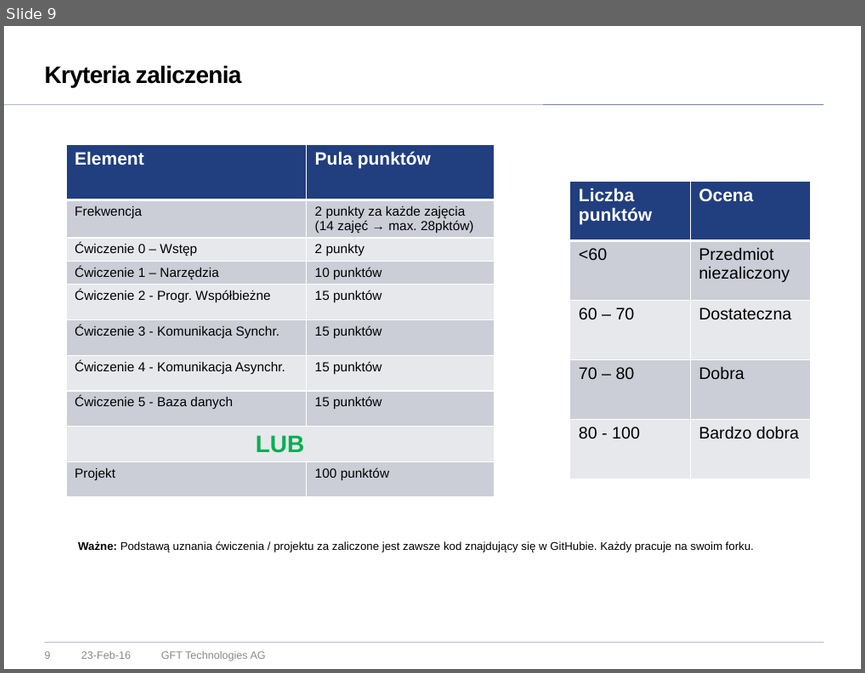
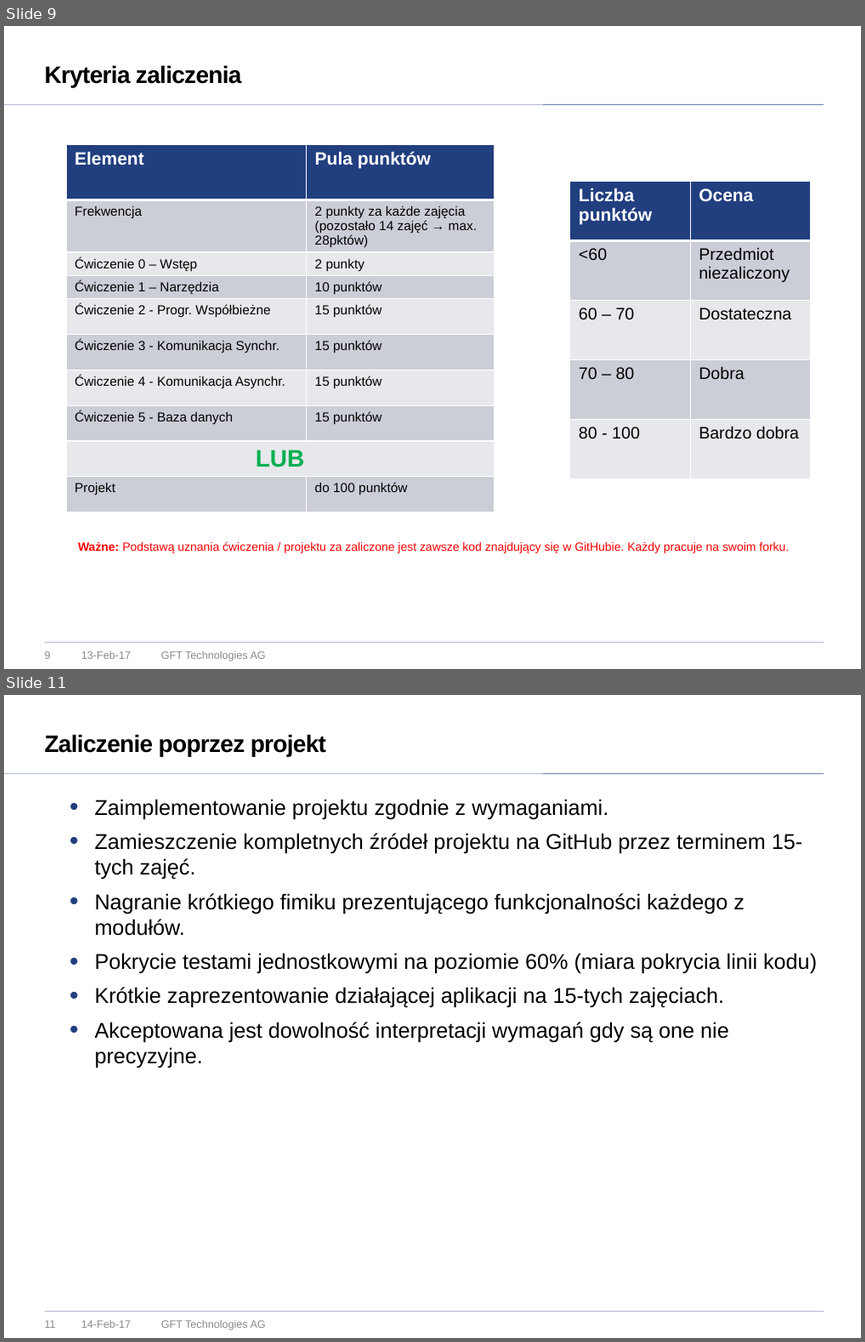
Before and after one commit to vego1mar/exercise0, a slide deck: WDSR - zarys programu.pptx. Shown one above the other, each under a label of ours: slide 9 before the commit, slides 9 and 11 after it; the slides between them are not shown. The pictures are 865x673 and 865x1342 pixels, drawn with LibreOffice and Linux fonts; fonts in the diff are those of the drawing; background and template pictures are left out. Boxes give left, top, right and bottom in pixels: in the first picture for what was removed or moved away, otherwise in the second. Text is boxed around its words. In the diff, an @@ line names an element or a change of style, - is before the commit and + after.

```diff
--- a/WDSR - zarys programu.pptx
+++ b/WDSR - zarys programu.pptx
@@ slide 11 added at <box>4,695,861,1338</box>, background #FFFFFF; not listed: 2 template elements that a slide beside it also shows @@
@@ title added at <box>45,734,326,756</box>, 20 pt, text #000000, bold @@
+Zaliczenie poprzez projekt
@@ text added at <box>95,799,817,1068</box>, 18 pt, text #000000 @@
+  • Zaimplementowanie projektu zgodnie z wymaganiami.
+  • Zamieszczenie kompletnych źródeł projektu na GitHub przez terminem 15-tych zajęć.
+  • Nagranie krótkiego fimiku prezentującego funkcjonalności każdego z modułów.
+  • Pokrycie testami jednostkowymi na poziomie 60% (miara pokrycia linii kodu)
+  • Krótkie zaprezentowanie działającej aplikacji na 15-tych zajęciach.
+  • Akceptowana jest dowolność interpretacji wymagań gdy są one nie precyzyjne.
@@ page number added at <box>45,1320,56,1327</box>, 9 pt, text #898989 @@
+11
@@ text added at <box>81,1320,131,1327</box>, 9 pt, text #898989 @@
+14-Feb-17
@@ text added at <box>161,1320,266,1330</box>, 9 pt, text #898989 @@
+GFT Technologies AG
@@ slide 9 changed as well @@
@@ table at <box>67,145,494,520</box> @@
-row 2, column 2: 2 punkty za każde zajęcia / (14 zajęć → max. 28pktów)
+row 2, column 2: 2 punkty za każde zajęcia / (pozostało 14 zajęć → max. 28pktów)
-row 10, column 2: 100 punktów
+row 10, column 2: do 100 punktów
@@ text "Ważne: Podstawą uznania ćwiczenia / ..." at <box>78,541,789,553</box>: size 9.5 to 10 pt, text colour #000000 to #FF0000 @@
@@ text at <box>81,651,131,658</box>: text changed @@
-23-Feb-16
+13-Feb-17
```
Also in this commit, not shown: 11 other slides changed, 1 other slide added.
